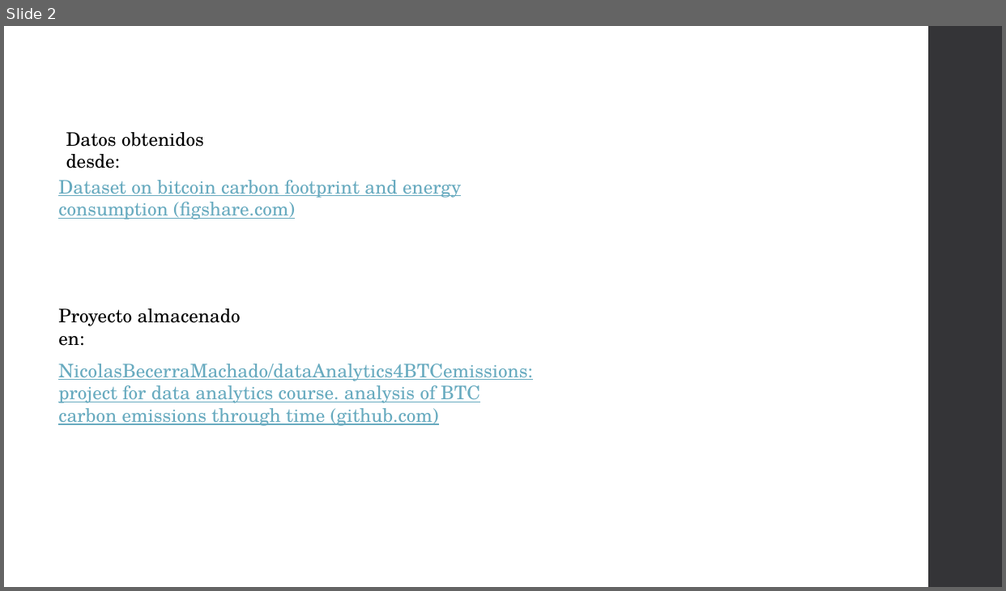
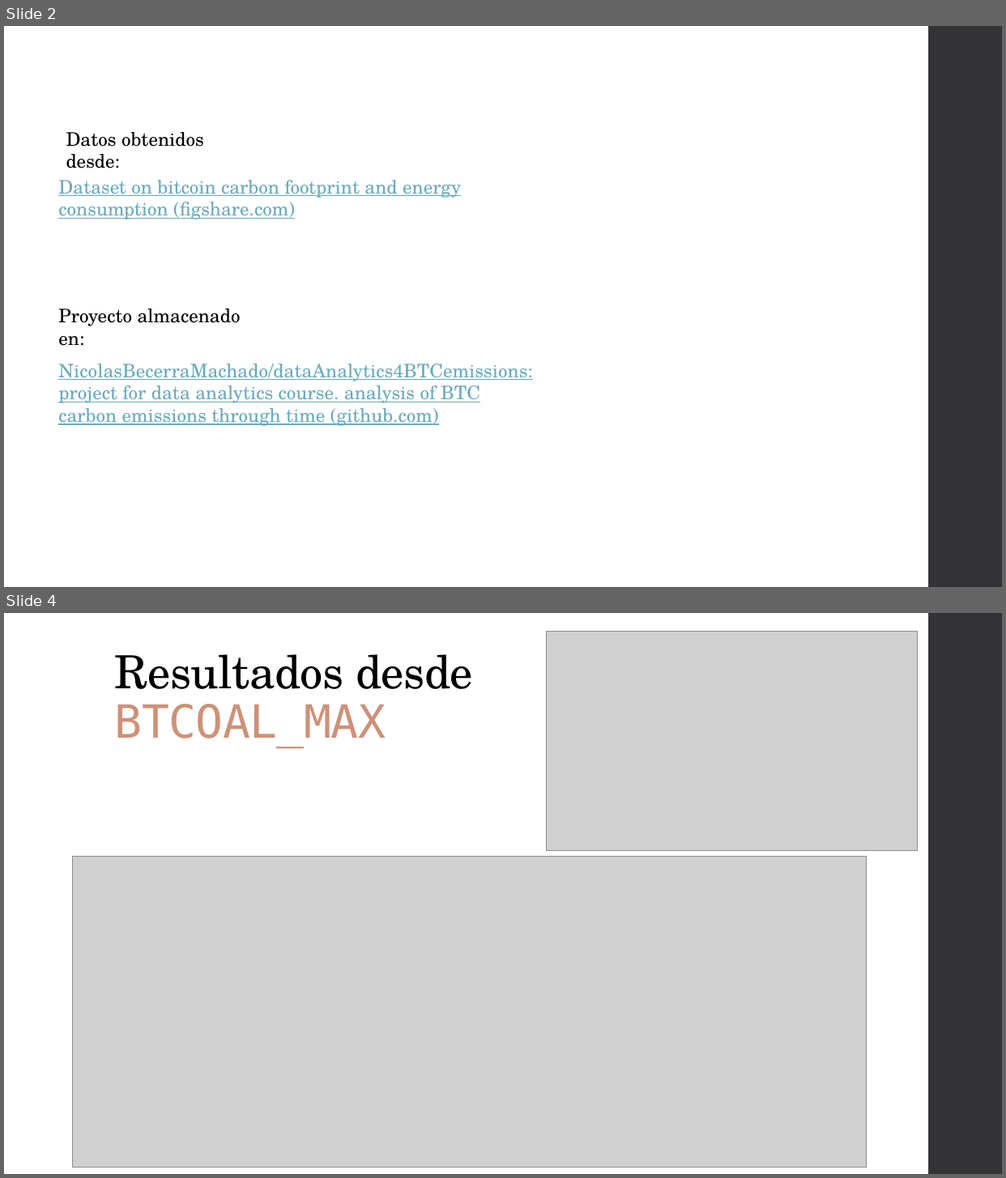
Before and after one commit to NicolasBecerraMachado/dataAnalytics4BTCemissions, a slide deck: BTC C02 emissions.pptx. Shown one above the other, each under a label of ours: slide 2 before the commit, slides 2 and 4 after it; the slides between them are not shown. The pictures are 1006x591 and 1006x1178 pixels, drawn with LibreOffice and Linux fonts; fonts in the diff are those of the drawing; grey boxes stand for pictures. Boxes give left, top, right and bottom in pixels: in the first picture for what was removed or moved away, otherwise in the second. Text is boxed around its words. In the diff, an @@ line names an element or a change of style, - is before the commit and + after.

```diff
--- a/BTC C02 emissions.pptx
+++ b/BTC C02 emissions.pptx
@@ slide 4 added at [4,613,1002,1174], background #FFFFFF; not listed: 1 template element that a slide beside it also shows @@
@@ picture added at [546,632,918,851] @@
@@ title added at [115,654,473,747], 44 pt, text #000000 @@
+Resultados desde
+BTCOAL_MAX
@@ picture added at [73,856,867,1168] @@
```
Also in this commit, not shown: 1 slide changed, 2 other slides added, 1 slide removed, 8 other files.
